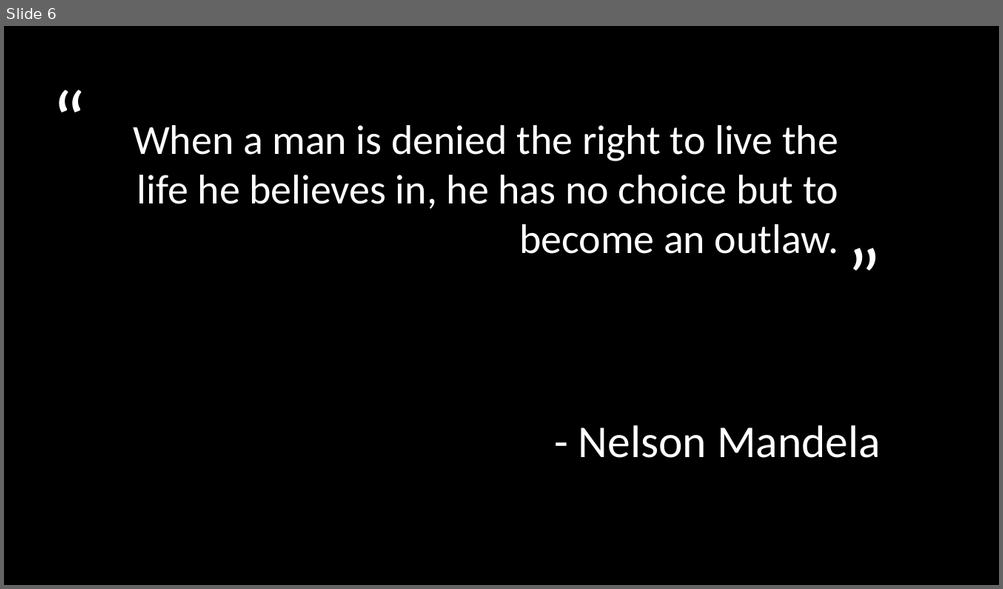
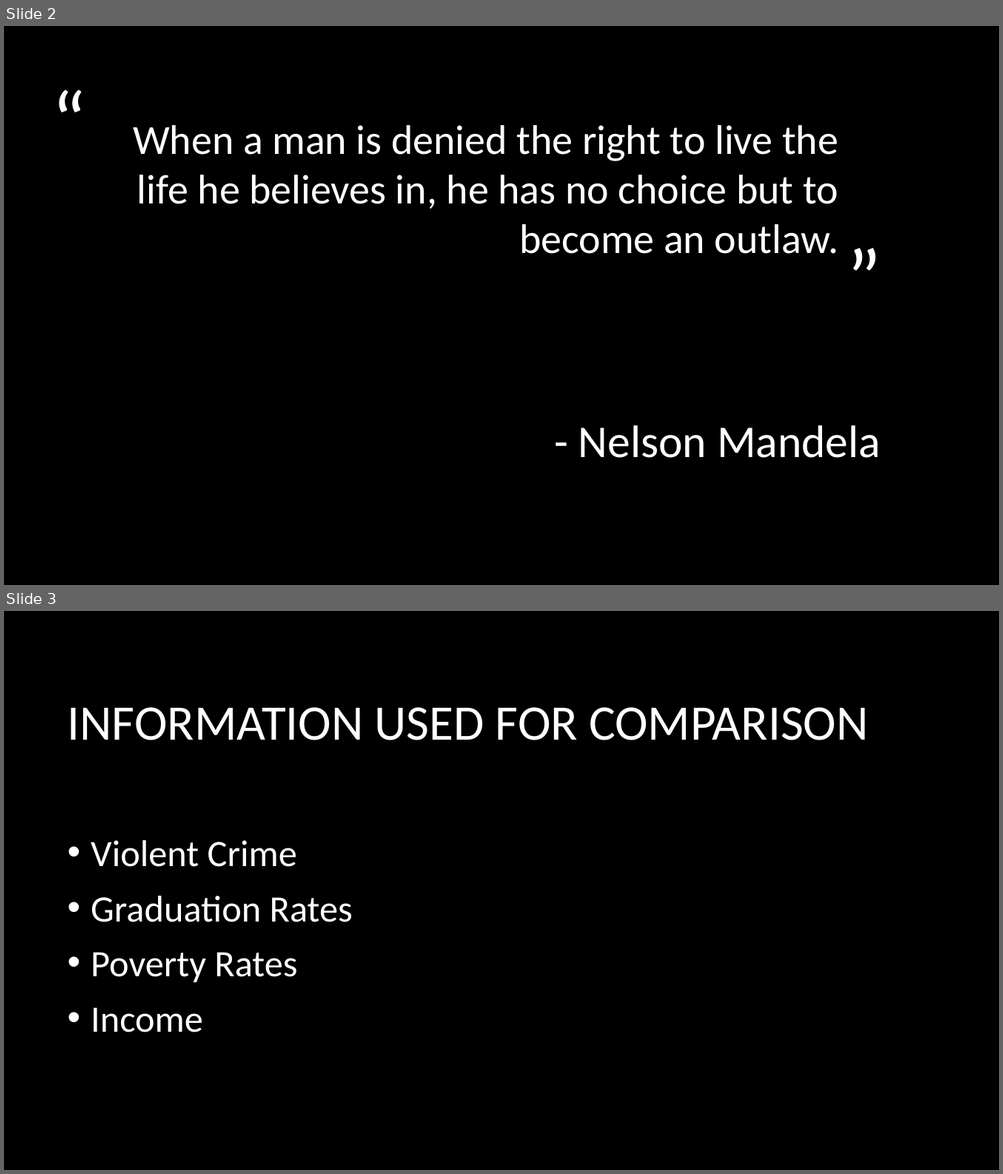
Before and after one commit to MikeAnderson89/National-Crime-Rate-Correlations, a slide deck: Project1Presentation.pptx. Shown one above the other, each under a label of ours: slide 6 before the commit, slides 2 and 3 after it. The pictures are 1003x589 and 1003x1174 pixels, drawn with LibreOffice and Linux fonts; fonts in the diff are those of the drawing; background and template pictures are left out. Boxes give left, top, right and bottom in pixels: in the first picture for what was removed or moved away, otherwise in the second. Text is boxed around its words. In the diff, an @@ line names an element or a change of style, - is before the commit and + after.

```diff
--- a/Project1Presentation.pptx
+++ b/Project1Presentation.pptx
@@ slide 3 added at [4, 611, 999, 1170], background picture (left out) @@
@@ title added at [68, 707, 868, 741], 48 pt, text #FFFFFF @@
+INFORMATION USED FOR COMPARISON
@@ text added at [91, 840, 353, 1033], 36 pt, text #FFFFFF @@
+• Violent Crime
+• Graduation Rates
+• Poverty Rates
+• Income
@@ what was slide 6 is now slide 2 @@
```
Also in this commit, not shown: 4 slides changed, 1 other slide added.
